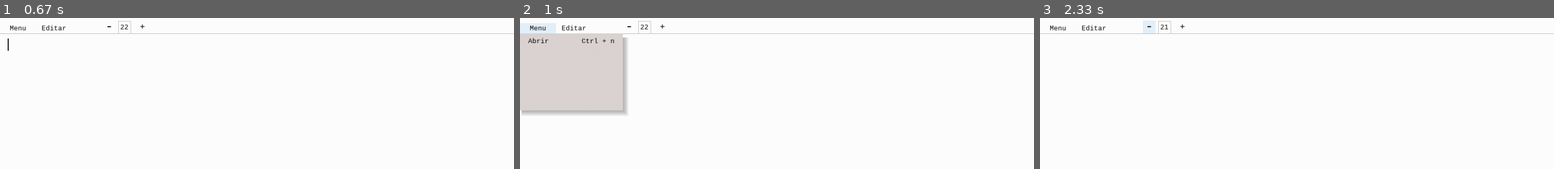
Above: before the commit, frames 1-3 (left to right).
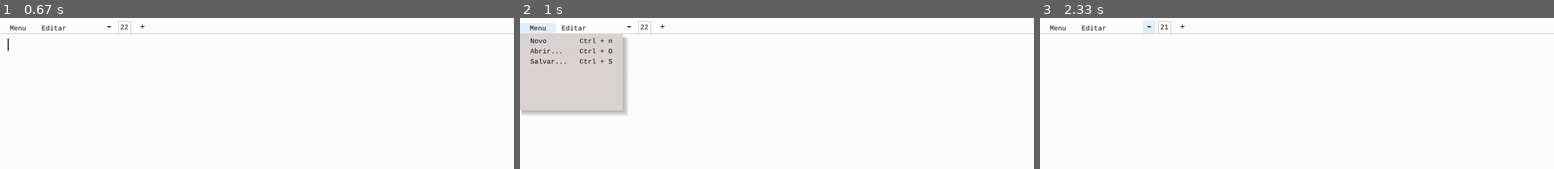
Above: after the commit, the same moments.

Repository: PedroGoulartbranco/Bloco-de-notas-pygame
Game: pygame game, started from main.py
The game is run twice, just before and just after one commit, with the same random seed, the same clock (stepped at 60 frames per second) and the same inputs.
Inputs:
- Up to frame 1 (0.67 s): hold Right from 0.33 s (still down)
- Up to frame 2 (1 s): release Right at 0.8 s; click "Menu" at 0.93 s
- Up to frame 3 (2.33 s): click "-" at 2.1 s

Frame 1 is identical in both runs. In frame 2, 0.5% of the frame differs, in the area x 1-19%, y 13-31%; in frame 3, nothing differs.

Commit message:
botao de salvar e abrir

Diff:
--- a/main.py
+++ b/main.py
@@ -120,15 +120,27 @@
         sombra_menu_opcoes.fill((0,0,0,15))
         tela.blit(sombra_menu_opcoes, (3, 38))
 
-    botao_abrir_arquivo = pygame.Rect(0, 30, 200, 30)
+    botao_novo_arquivo = pygame.Rect(0, 30, 200, 30)
+    botao_abrir_arquivo = pygame.Rect(0, 50, 200, 30)
+    botao_salvar_arquivo = pygame.Rect(0, 70, 200, 30)
 
     pygame.draw.rect(tela, "#DDD4D4", menu_opcoes)
 
     #--------- Desenhar Botões --------
+    pygame.draw.rect(tela, "#DDD4D4", botao_novo_arquivo)
+    texto_botao_novo_arquivo =  fonte_menu.render("Novo        Ctrl + n", True, "black")
+    coordenada_texto_botao_novo_arquivo = texto_botao_novo_arquivo.get_rect(center=botao_novo_arquivo.center)
+    tela.blit(texto_botao_novo_arquivo, coordenada_texto_botao_novo_arquivo)
+
     pygame.draw.rect(tela, "#DDD4D4", botao_abrir_arquivo)
-    texto_botao_abrir_arquivo =  fonte_menu.render("Abrir        Ctrl + n", True, "black")
-    coordenada_texto_botao_abrir_arquivo = texto_botao_abrir_arquivo.get_rect(center=botao_abrir_arquivo.center)
-    tela.blit(texto_botao_abrir_arquivo, coordenada_texto_botao_abrir_arquivo)
+    texto_botao_abrir_arquivo =  fonte_menu.render("Abrir...    Ctrl + O", True, "black")
+    coordenada_texto_abrir_arquivo = texto_botao_abrir_arquivo.get_rect(center=botao_abrir_arquivo.center)
+    tela.blit(texto_botao_abrir_arquivo, coordenada_texto_abrir_arquivo)
+
+    pygame.draw.rect(tela, "#DDD4D4", botao_salvar_arquivo)
+    texto_botao_salvar_arquivo =  fonte_menu.render("Salvar...   Ctrl + S", True, "black")
+    coordenada_texto_salvar_arquivo = texto_botao_salvar_arquivo.get_rect(center=botao_salvar_arquivo.center)
+    tela.blit(texto_botao_salvar_arquivo, coordenada_texto_salvar_arquivo)
 
 def escrever(letra):
     linhas[linha_atual]["texto"] += letra
